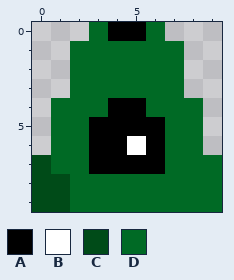
Pixel-art sprite -- images/headup.png. Above, as it was before the edit.
The file is 10x10 pixels.
Palette (. is transparent): A #000000  B #ffffff  C #004b18  D #006a25
Pixels before, first column x 0:
 0 ...DAAD...
 1 ..DDDDDD..
 2 ..DDDDDD..
 3 ..DDDDDD..
 4 .DDDAADDD.
 5 .DDAAAADD.
 6 .DDAABADD.
 7 CDDAAAADDD
 8 CCDDDDDDDD
 9 CCDDDDDDDD
The same view after the edit:
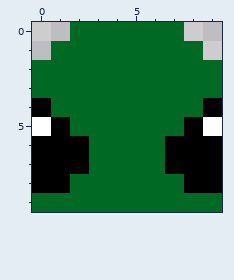
From old to new:
{"y":0,"x":2,"old":".","new":"D"}
{"y":0,"x":4,"old":"AA","new":"DD"}
{"y":0,"x":7,"old":".","new":"D"}
{"y":1,"x":1,"old":".","new":"D"}
{"y":1,"x":8,"old":".","new":"D"}
{"y":2,"x":0,"old":"..","new":"DD"}
{"y":2,"x":8,"old":"..","new":"DD"}
{"y":3,"x":0,"old":"..","new":"DD"}
{"y":3,"x":8,"old":"..","new":"DD"}
{"y":4,"x":0,"old":".","new":"A"}
{"y":4,"x":4,"old":"AA","new":"DD"}
{"y":4,"x":9,"old":".","new":"A"}
{"y":5,"x":0,"old":".D","new":"BA"}
{"y":5,"x":3,"old":"AAAA","new":"DDDD"}
{"y":5,"x":8,"old":"D.","new":"AB"}
{"y":6,"x":0,"old":".DDAABADD.","new":"AAADDDDAAA"}
{"y":7,"x":0,"old":"CDDAAAADDD","new":"AAADDDDAAA"}
{"y":8,"x":0,"old":"CC","new":"AA"}
{"y":8,"x":8,"old":"DD","new":"AA"}
{"y":9,"x":0,"old":"CC","new":"DD"}
